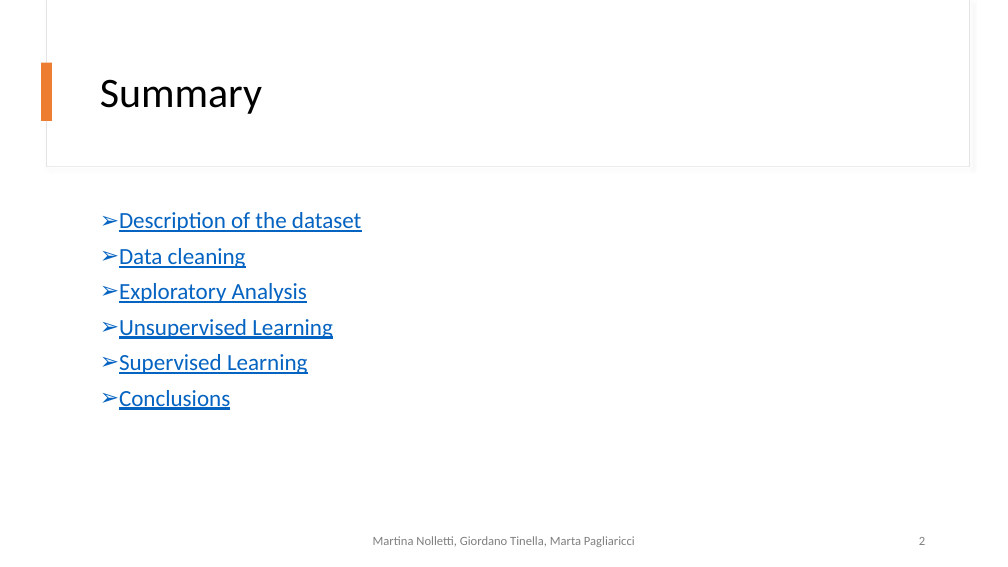
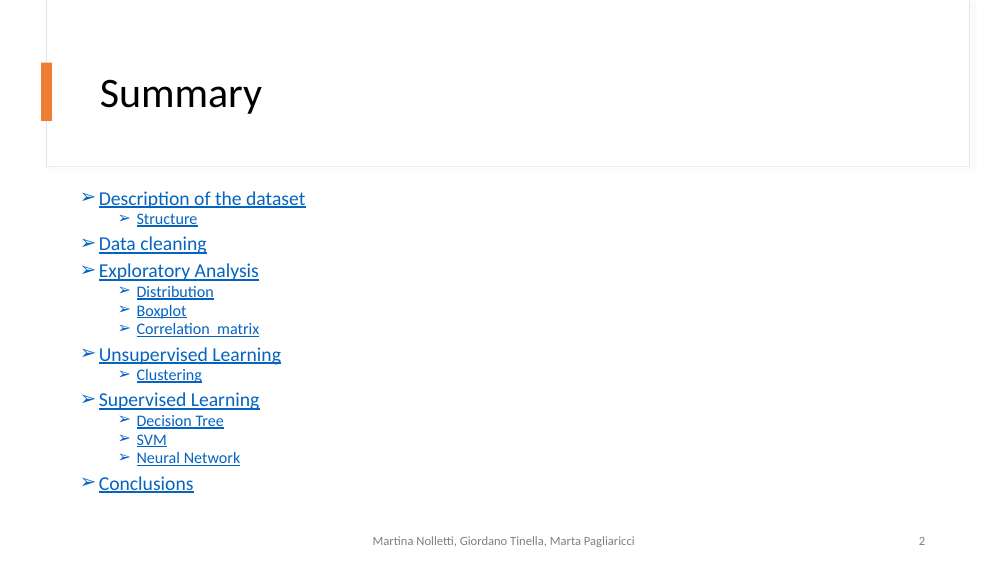
Before and after one commit to GiordanoT/predictive-analytics, a slide deck: slide 2 of DataAnalytics_DatasetActivities.pptx. Drawn at 1008x567 pixels with LibreOffice and Linux fonts; fonts in the diff are those of the drawing. Boxes give left, top, right and bottom in pixels: in the first picture for what was removed or moved away, otherwise in the second. Text is boxed around its words. In the diff, an @@ line names an element or a change of style, - is before the commit and + after.

Commit message:
powerpoint

```diff
--- a/DataAnalytics_DatasetActivities.pptx
+++ b/DataAnalytics_DatasetActivities.pptx
@@ text "Description of the dataset": place and size @@
-text "Description of the dataset" at [119, 212, 361, 410]
+text "Description of the dataset" at [99, 191, 305, 493]
@@ text at [99, 191, 305, 493]: size 22 to 18.7 pt in "Description of the dataset", "Data cleaning", "Exploratory Analysis", "Unsupervised Learning" and 2 more places; line spacing 0.9 to 0.7 @@
@@ text at [137, 213, 198, 227]: paragraph added @@
+  ➢ Structure
@@ text at [137, 286, 259, 337]: paragraphs added @@
+  ➢ Distribution
+  ➢ Boxplot
+  ➢ Correlation matrix
@@ text at [137, 369, 202, 383]: paragraph added @@
+  ➢ Clustering
@@ text at [137, 415, 241, 466]: paragraphs added @@
+  ➢ Decision Tree
+  ➢ SVM
+  ➢ Neural Network
```
Also in this commit, not shown: 2 other slides changed.
